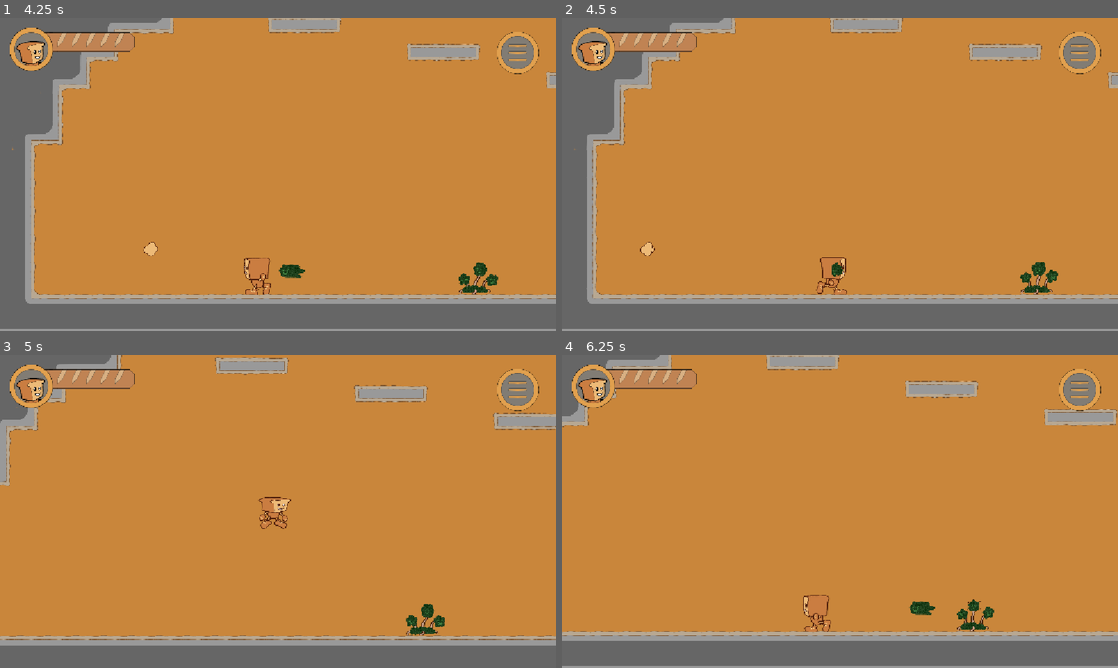
Above: before the commit, frames 1-4 (two rows, left to right).
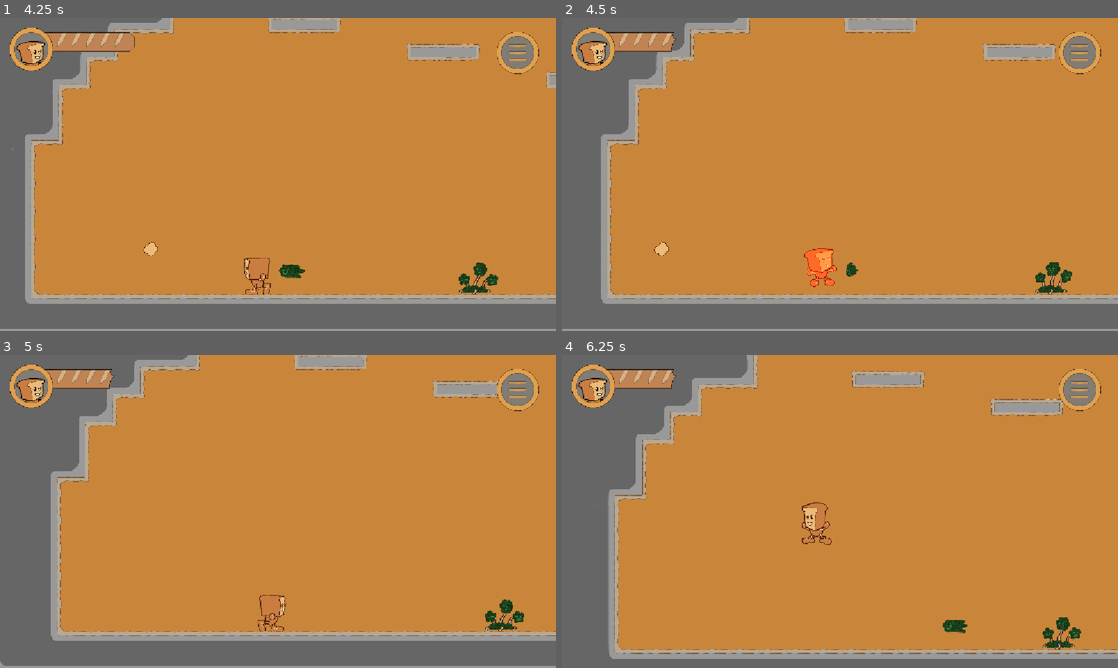
Above: after the commit, the same moments.

Repository: Espabul/Pan_demic
Game: Godot game, scene res://Scenes/Salas/LevelTEST.tscn
Same seed, same stepped clock (60 frames per second), same inputs: the game is played once before the commit and once after it. This scene is started directly instead of the project's main scene.
Inputs (mouse positions are in pixels of both pictures, inside the frame that each line leads up to):
- Up to frame 1 (4.25 s): click (522, 49) at 0.5 s; click "CONTINUE" at 1.25 s; hold D (mover_derecha) 2.03-3.53 s; tap K (ataque) at 2.1 s; tap Space (saltar) at 2.27, 3.02 s; tap S (dash) at 2.85 s; hold A (mover izquierda) from 3.53 s (still down); tap O (disparo) at 3.6 s
- Up to frame 2 (4.5 s): release A (mover izquierda) at 4.28 s; hold D (mover_derecha) from 4.28 s (still down); tap P (disparoplus) at 4.35 s
- Up to frame 3 (5 s): keep holding D (mover_derecha); tap Space (saltar) at 4.52 s
- Up to frame 4 (6.25 s): tap K (ataque) at 5.1 s; tap Space (saltar) at 5.27, 6.02 s; release D (mover_derecha) at 5.78 s; hold A (mover izquierda) from 5.78 s (still down); tap S (dash) at 5.85 s

Frame 1 is identical in both runs. In frame 2, 6.8% of the frame differs, in the area x 2-100%, y 0-92%; in frame 3, 21%; in frame 4, 26%, in the area x 0-100%, y 0-100%.

Commit message:
Checkpoint

Diff:
--- a/Scenes/Enemigos/Fungitajo/fungitajo_proyectil.tscn
+++ b/Scenes/Enemigos/Fungitajo/fungitajo_proyectil.tscn
@@ -52,7 +52,7 @@
 
 [node name="Fungitajo_Proyectil" type="Area2D" unique_id=436198129 groups=["enemy"]]
 position = Vector2(949, 288)
-collision_layer = 5
+collision_layer = 2
 collision_mask = 5
 script = ExtResource("1_nd631")
 direccion = Vector2(1, 0)
--- /dev/null
+++ b/Scenes/checkpoint.tscn
@@ -0,0 +1,99 @@
+[gd_scene format=3 uid="uid://mottsa8j4ujx"]
+
+[ext_resource type="Script" uid="uid://cuw7op87sjq84" path="res://Scripts/Misc/checkpoint.gd" id="1_2cwi7"]
+[ext_resource type="Texture2D" uid="uid://bt4ib7i40t0j4" path="res://Assets/Tostapoint/TostaPoint_0000.PNG" id="2_2f17r"]
+[ext_resource type="Texture2D" uid="uid://k7fhv3pjajww" path="res://Assets/Tostapoint/TostaPoint_0012.PNG" id="3_7sb06"]
+[ext_resource type="Texture2D" uid="uid://b2v0syl78xru5" path="res://Assets/Tostapoint/TostaPoint_0001.PNG" id="4_b1mqk"]
+[ext_resource type="Texture2D" uid="uid://dysk7oo7r1r12" path="res://Assets/Tostapoint/TostaPoint_0002.PNG" id="5_f6n1k"]
+[ext_resource type="Texture2D" uid="uid://ca2b43oquvjq4" path="res://Assets/Tostapoint/TostaPoint_0003.PNG" id="6_uf2ys"]
+[ext_resource type="Texture2D" uid="uid://bdsg8grpman15" path="res://Assets/Tostapoint/TostaPoint_0004.PNG" id="7_mr78k"]
+[ext_resource type="Texture2D" uid="uid://d02m3fcsdean0" path="res://Assets/Tostapoint/TostaPoint_0005.PNG" id="8_xiy33"]
+[ext_resource type="Texture2D" uid="uid://c00nqjjtpey8d" path="res://Assets/Tostapoint/TostaPoint_0006.PNG" id="9_xmdtl"]
+[ext_resource type="Texture2D" uid="uid://cmu5edgi7tejb" path="res://Assets/Tostapoint/TostaPoint_0007.PNG" id="10_ptp3n"]
+[ext_resource type="Texture2D" uid="uid://dqm47uh3w8vuu" path="res://Assets/Tostapoint/TostaPoint_0008.PNG" id="11_fcv5e"]
+[ext_resource type="Texture2D" uid="uid://nx112qitvf8o" path="res://Assets/Tostapoint/TostaPoint_0009.PNG" id="12_pmk7d"]
+[ext_resource type="Texture2D" uid="uid://bfva6rvpnxavy" path="res://Assets/Tostapoint/TostaPoint_0010.PNG" id="13_whg13"]
+[ext_resource type="Texture2D" uid="uid://cyc4qgg8m7bnd" path="res://Assets/Tostapoint/TostaPoint_0011.PNG" id="14_ojqt8"]
+
+[sub_resource type="SpriteFrames" id="SpriteFrames_4n0jo"]
+animations = [{
+"frames": [{
+"duration": 1.0,
+"texture": ExtResource("2_2f17r")
+}],
+"loop": 1,
+"name": &"Antes",
+"speed": 5.0
+}, {
+"frames": [{
+"duration": 1.0,
+"texture": ExtResource("3_7sb06")
+}],
+"loop": 1,
+"name": &"Después",
+"speed": 5.0
+}, {
+"frames": [{
+"duration": 1.0,
+"texture": ExtResource("2_2f17r")
+}, {
+"duration": 1.0,
+"texture": ExtResource("4_b1mqk")
+}, {
+"duration": 1.0,
+"texture": ExtResource("5_f6n1k")
+}, {
+"duration": 1.0,
+"texture": ExtResource("6_uf2ys")
+}, {
+"duration": 1.0,
+"texture": ExtResource("7_mr78k")
+}, {
+"duration": 1.0,
+"texture": ExtResource("8_xiy33")
+}, {
+"duration": 1.0,
+"texture": ExtResource("9_xmdtl")
+}, {
+"duration": 1.0,
+"texture": ExtResource("10_ptp3n")
+}, {
+"duration": 1.0,
+"texture": ExtResource("11_fcv5e")
+}, {
+"duration": 1.0,
+"texture": ExtResource("12_pmk7d")
+}, {
+"duration": 1.0,
+"texture": ExtResource("13_whg13")
+}, {
+"duration": 1.0,
+"texture": ExtResource("14_ojqt8")
+}, {
+"duration": 1.0,
+"texture": ExtResource("3_7sb06")
+}],
+"loop": 0,
+"name": &"Guardar",
+"speed": 15.0
+}]
+
+[sub_resource type="RectangleShape2D" id="RectangleShape2D_60dfp"]
+size = Vector2(213, 225)
+
+[node name="Checkpoint" type="Area2D" unique_id=2045484885]
+collision_layer = 0
+collision_mask = 4
+script = ExtResource("1_2cwi7")
+
+[node name="Sprite2D" type="AnimatedSprite2D" parent="." unique_id=526631673]
+sprite_frames = SubResource("SpriteFrames_4n0jo")
+animation = &"Después"
+frame_progress = 0.43585387
+
+[node name="CollisionShape2D" type="CollisionShape2D" parent="." unique_id=195939498]
+position = Vector2(-4.5, -3.5)
+shape = SubResource("RectangleShape2D_60dfp")
+
+[connection signal="body_entered" from="." to="." method="_on_body_entered"]
+[connection signal="body_exited" from="." to="." method="_on_body_exited"]
--- /dev/null
+++ b/Scripts/Misc/checkpoint.gd
@@ -0,0 +1,19 @@
+extends Area2D
+
+var activado = false
+
+
+func _ready() -> void:
+	$Sprite2D.play("Antes")
+
+func _on_body_entered(body: Node2D) -> void:
+	if body.is_in_group("player") and activado== false:
+		activado = true
+		$Sprite2D.play("Guardar")
+		SceneManager.set_checkpoint_scene(SceneManager.last_scene)
+		DataManager.change_data()
+		DataManager.save_data()
+
+
+func _on_body_exited(body: Node2D) -> void:
+	$Sprite2D.play("Después")
--- a/Scripts/scene_manager.gd
+++ b/Scripts/scene_manager.gd
@@ -11,6 +11,8 @@
 var transition_caterpanillar_screen = preload("res://Scenes/UI/scene_transition_screen.tscn")
 
 var upgrades : int = 0
+
+var level_name = "Level1_Amasadora"
 
 
 func transition_to_scene(level : String):
@@ -29,6 +31,8 @@
 	await get_tree().create_timer(0.6).timeout
 	transition_to_scene("Checkpoint")
 	HealthManager.increase_health(10)
+	if last_scene == "Checkpoint":
+		last_scene = level_name
 
 
 func play_transition_animation():
@@ -38,3 +42,4 @@
 
 func set_checkpoint_scene(level: String):
 	scenes.set("Checkpoint", scenes.get(level))
+	level_name = level
Binary file added: Assets/Tostapoint/TostaPoint_0000.PNG
Not shown, added: Assets/Tostapoint/TostaPoint_0000.PNG.import
Binary file added: Assets/Tostapoint/TostaPoint_0001.PNG
Not shown, added: Assets/Tostapoint/TostaPoint_0001.PNG.import
Binary file added: Assets/Tostapoint/TostaPoint_0002.PNG
Not shown, added: Assets/Tostapoint/TostaPoint_0002.PNG.import
Binary file added: Assets/Tostapoint/TostaPoint_0003.PNG
Not shown, added: Assets/Tostapoint/TostaPoint_0003.PNG.import
Binary file added: Assets/Tostapoint/TostaPoint_0004.PNG
Not shown, added: Assets/Tostapoint/TostaPoint_0004.PNG.import
Binary file added: Assets/Tostapoint/TostaPoint_0005.PNG
Not shown, added: Assets/Tostapoint/TostaPoint_0005.PNG.import
(and 15 more such lines)
